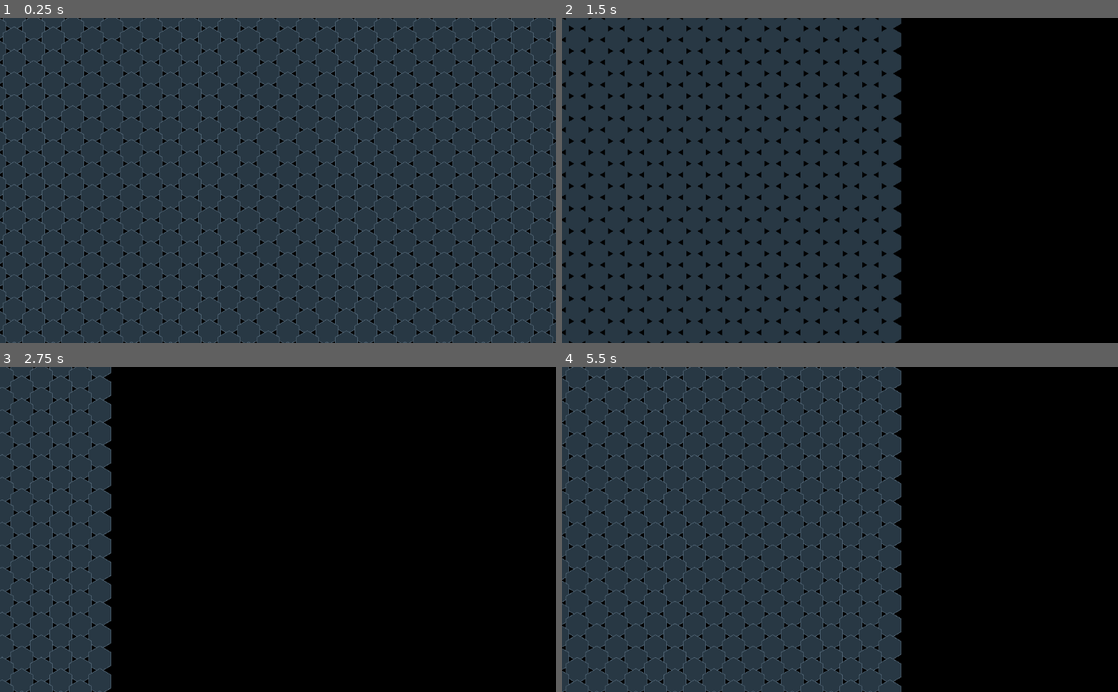
Above: before the commit, frames 1-4 (two rows, left to right).
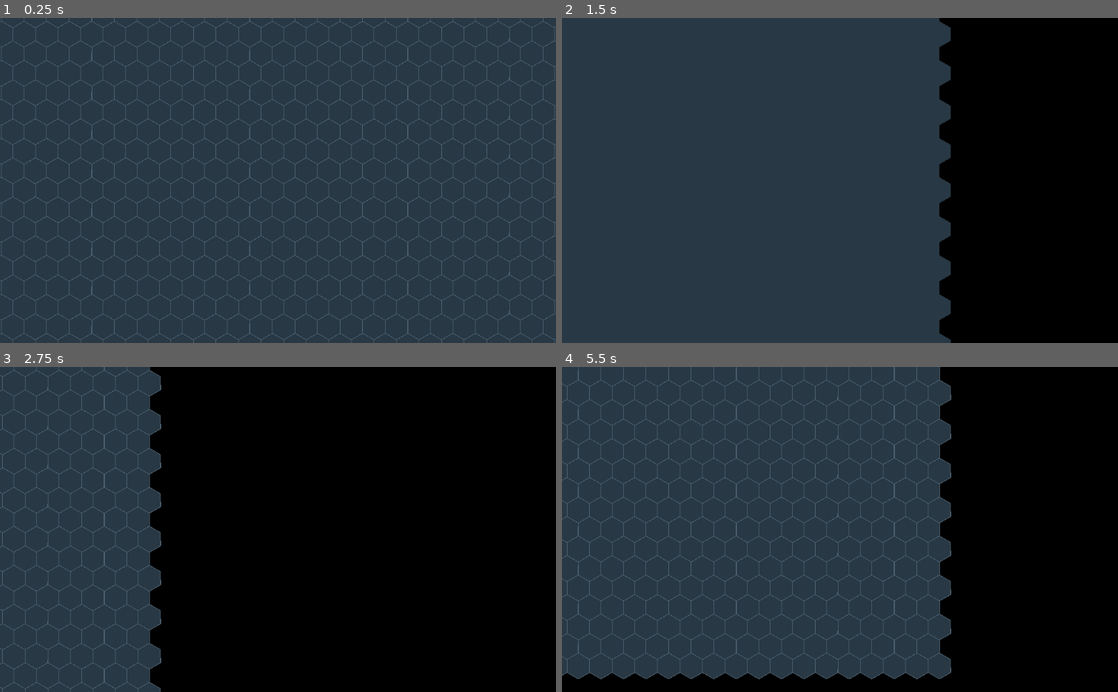
Above: after the commit, the same moments.

Repository: afftor/StriveDungeons
Game: Godot game, scene res://scenes/Main.tscn
Same seed, same stepped clock (60 frames per second), same inputs: the game is played once before the commit and once after it.
Inputs (mouse positions are in pixels of both pictures, inside the frame that each line leads up to):
- Up to frame 1 (0.25 s): no input
- Up to frame 2 (1.5 s): tap Enter at 0.5 s; move the mouse to (962, 164) at 0.52 s; hold D (move_right) 0.53-1.25 s; hold G (toggle_grid) 0.53-1.25 s; click (962, 164) at 0.67 s; drag from (728, 196) to (812, 245) at 1.27 s
- Up to frame 3 (2.75 s): tap Space at 2 s; move the mouse to (333, 458) at 2.02 s; hold D (move_right) from 2.03 s (still down); hold G (toggle_grid) from 2.03 s (still down)
- Up to frame 4 (5.5 s): release D (move_right) at 2.75 s; release G (toggle_grid) at 2.75 s; drag from (812, 594) to (673, 480) at 2.77 s; tap Enter at 3.5 s; move the mouse to (1006, 578) at 3.52 s; hold A (move_left) 3.53-4.25 s; hold G (toggle_grid) 3.53-4.25 s; drag from (673, 480) to (756, 448) at 4.27 s; tap Space at 5 s; move the mouse to (867, 529) at 5.02 s; hold S (move_down) from 5.03 s (still down); hold G (toggle_grid) from 5.03 s (still down); click (867, 529) at 5.17 s

The runs differ from the first frame. In frame 1, 14% of the frame differs, in the area x 0-100%, y 0-100%; in frame 2, 13%; in frame 3, 11%; in frame 4, 19%, in the area x 0-70%, y 0-100%.

Commit message:
Align hex grid to square layout

Diff:
--- a/scripts/hex_grid.gd
+++ b/scripts/hex_grid.gd
@@ -83,9 +83,10 @@
 	return _axial_to_pixel(column_index, row_index) + grid_origin
 
 func _axial_to_pixel(column_index, row_index):
-	var x = CELL_RADIUS * (1.5 * column_index)
-	var y = CELL_RADIUS * (SQRT3 * row_index + SQRT3 * 0.5 * column_index)
-	return Vector2(x, y)
+        var row_offset = float(row_index % 2) * (SQRT3 * 0.5)
+        var x = CELL_RADIUS * (SQRT3 * column_index + row_offset)
+        var y = CELL_RADIUS * (1.5 * row_index)
+        return Vector2(x, y)
 
 func toggle_grid_lines():
 	show_grid_lines = not show_grid_lines
